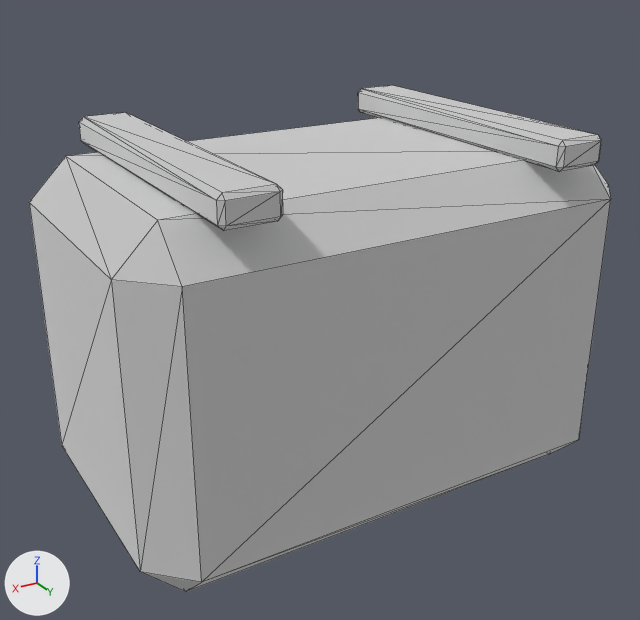
A saved change to the glTF model ambush_loop/art/v2/models/ammo_pack_lod0.glb.
Rendered twice from a camera (50 mm lens) standing at (0.281, 0.458, 0.346) and looking at (0.01, 0.006, 0.12). Arrows for +X, +Y and +Z are at lower left; the lights stay in place. The older version comes first. Mesh edges are drawn as thin lines. Vertices at exactly the same position are counted once.

The first picture shows 'ammo_pack_body'.
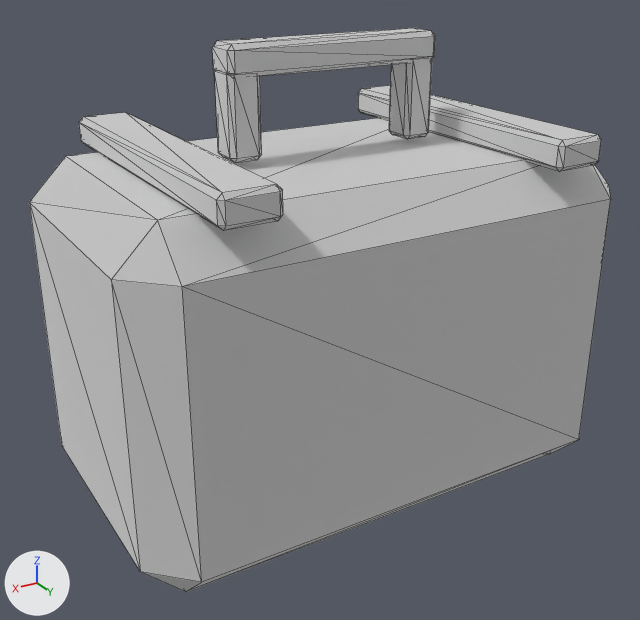
The change, as a list of edits to the scene's bpy script:
```text
Change me_cube_365:
    used by ob_ammo_pack_body; location = (0.0, 0.0, 0.0)
    remove me_cube_365.from_pydata(...)  # 72 vertices, 132 faces; spans x -0.165..0.165, y -0.105..0.105, z 0.0..0.237
    add me_cube_365.from_pydata(...)  # 144 vertices, 264 faces; spans x -0.165..0.165, y -0.105..0.105, z 0.0..0.289
    me_cube_365 part 1: a new loose piece of 24 vertices spanning x -0.07..-0.05, y -0.011..0.011, z 0.224..0.276, in mat_v2_actor_atlas (white #e7e7e7)
    me_cube_365 part 2: a new loose piece of 24 vertices spanning x -0.07..0.07, y -0.013..0.013, z 0.271..0.289, in mat_v2_actor_atlas (white #e7e7e7)
    me_cube_365 part 3: a new loose piece of 24 vertices spanning x 0.05..0.07, y -0.011..0.011, z 0.224..0.276, in mat_v2_actor_atlas (white #e7e7e7)
    me_cube_365 part 4
    108 faces are deleted
    108 new faces join them
```

What differs and where, as boxes (x1, y1, x2, y2) in the pictures (640 x 620 px; the box of a moved part takes in the faces that stretch with it):
'ammo_pack_body', reshaped (11% taller): before (29, 85, 611, 592); after (29, 28, 611, 592)
part 1 of me_cube_365, added: after (389, 59, 432, 139)
part 2 of me_cube_365, added: after (212, 28, 435, 76)
part 3 of me_cube_365, added: after (214, 70, 262, 163)
part 4 of me_cube_365, moved or reshaped: before (29, 85, 611, 591); after (29, 86, 611, 591)
